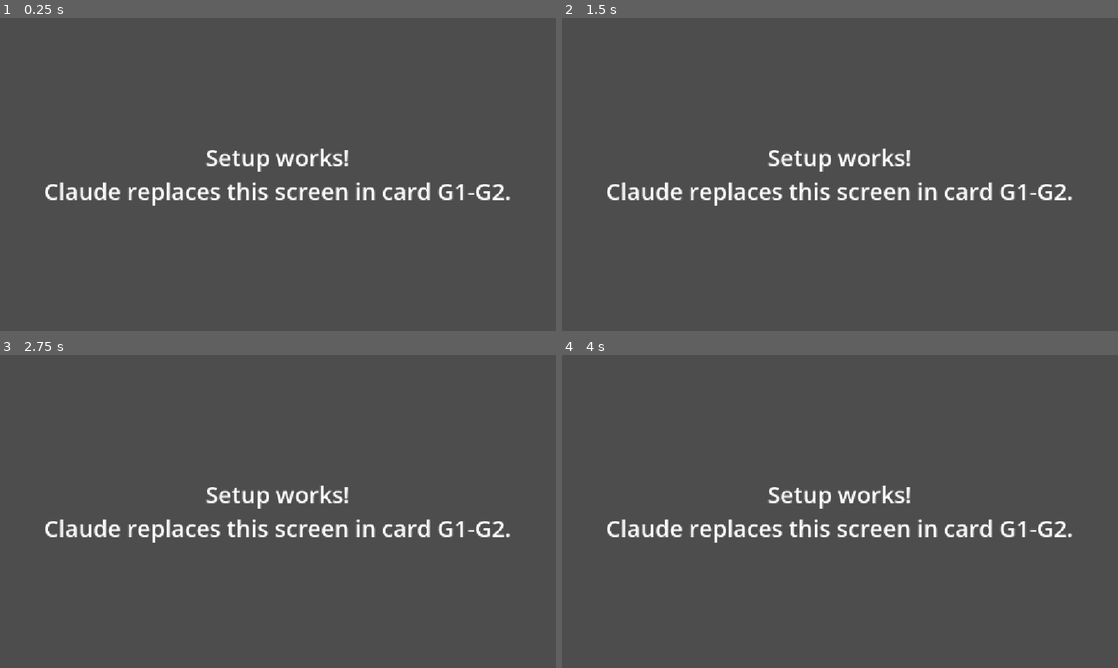
Above: before the commit, frames 1-4 (two rows, left to right).
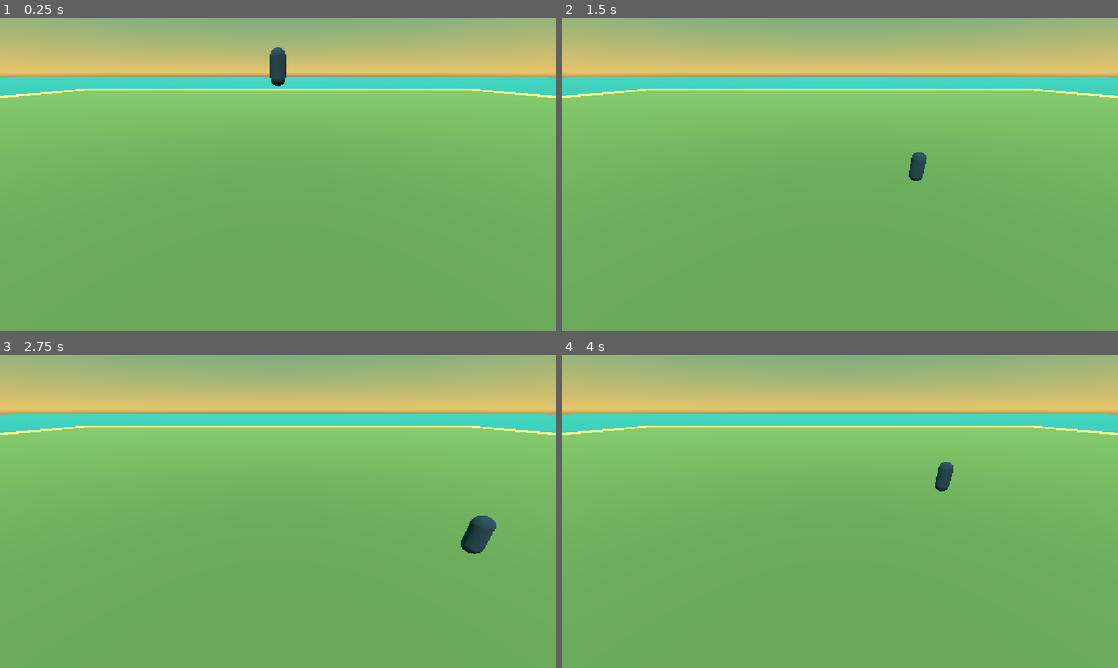
Above: after the commit, the same moments.

Repository: acetousk/godot4-game
Game: Godot game, scene res://scenes/main.tscn
Same seed, same stepped clock (60 frames per second), same inputs: the game is played once before the commit and once after it. Before the commit the project starts from res://scenes/setup_check.tscn.
Inputs:
- Up to frame 1 (0.25 s): no input
- Up to frame 2 (1.5 s): hold D (move_right, bound only after the commit) 0.53-1.28 s; tap Space (jump, bound only after the commit) at 0.6, 0.77, 1.07, 1.35 s; hold S (move_back, bound only after the commit) from 1.28 s (still down)
- Up to frame 3 (2.75 s): tap Space (jump, bound only after the commit) at 1.52, 1.82, 2.1 s; release S (move_back, bound only after the commit) at 2.03 s; hold D (move_right, bound only after the commit) from 2.03 s (still down)
- Up to frame 4 (4 s): release D (move_right, bound only after the commit) at 2.78 s; hold W (move_forward, bound only after the commit) 2.78-3.53 s; tap Space (jump, bound only after the commit) at 2.85, 3.02, 3.32, 3.6, 3.77 s; hold A (move_left, bound only after the commit) from 3.53 s (still down)

The runs differ from the first frame. In frame 1, 100% of the frame differs, in the area x 0-100%, y 0-100%; in frame 2, 100%; in frame 3, 100%; in frame 4, 100%.

Commit message:
G2a world + player

Diff:
--- a/project.godot
+++ b/project.godot
@@ -5,15 +5,84 @@
 
 config/name="My Game"
 config/version="0.0.1"
-run/main_scene="res://scenes/setup_check.tscn"
+run/main_scene="res://scenes/main.tscn"
 config/features=PackedStringArray("4.7", "GL Compatibility")
 config/icon="res://icon.svg"
+
+[autoload]
+
+Tune="*res://scripts/tune.gd"
 
 [display]
 
 window/stretch/mode="canvas_items"
 window/stretch/aspect="expand"
 
+[input]
+
+move_left={
+"deadzone": 0.2,
+"events": [Object(InputEventKey,"device":-1,"physical_keycode":65,"pressed":false,"echo":false,"script":null)
+, Object(InputEventJoypadMotion,"device":-1,"axis":0,"axis_value":-1.0,"script":null)
+]
+}
+move_right={
+"deadzone": 0.2,
+"events": [Object(InputEventKey,"device":-1,"physical_keycode":68,"pressed":false,"echo":false,"script":null)
+, Object(InputEventJoypadMotion,"device":-1,"axis":0,"axis_value":1.0,"script":null)
+]
+}
+move_forward={
+"deadzone": 0.2,
+"events": [Object(InputEventKey,"device":-1,"physical_keycode":87,"pressed":false,"echo":false,"script":null)
+, Object(InputEventJoypadMotion,"device":-1,"axis":1,"axis_value":-1.0,"script":null)
+]
+}
+move_back={
+"deadzone": 0.2,
+"events": [Object(InputEventKey,"device":-1,"physical_keycode":83,"pressed":false,"echo":false,"script":null)
+, Object(InputEventJoypadMotion,"device":-1,"axis":1,"axis_value":1.0,"script":null)
+]
+}
+look_left={
+"deadzone": 0.2,
+"events": [Object(InputEventJoypadMotion,"device":-1,"axis":2,"axis_value":-1.0,"script":null)
+]
+}
+look_right={
+"deadzone": 0.2,
+"events": [Object(InputEventJoypadMotion,"device":-1,"axis":2,"axis_value":1.0,"script":null)
+]
+}
+look_up={
+"deadzone": 0.2,
+"events": [Object(InputEventJoypadMotion,"device":-1,"axis":3,"axis_value":-1.0,"script":null)
+]
+}
+look_down={
+"deadzone": 0.2,
+"events": [Object(InputEventJoypadMotion,"device":-1,"axis":3,"axis_value":1.0,"script":null)
+]
+}
+jump={
+"deadzone": 0.2,
+"events": [Object(InputEventKey,"device":-1,"physical_keycode":32,"pressed":false,"echo":false,"script":null)
+, Object(InputEventJoypadButton,"device":-1,"button_index":0,"pressed":true,"script":null)
+]
+}
+fire={
+"deadzone": 0.2,
+"events": [Object(InputEventMouseButton,"device":-1,"button_index":1,"pressed":true,"script":null)
+, Object(InputEventJoypadMotion,"device":-1,"axis":5,"axis_value":1.0,"script":null)
+]
+}
+aim={
+"deadzone": 0.2,
+"events": [Object(InputEventMouseButton,"device":-1,"button_index":2,"pressed":true,"script":null)
+, Object(InputEventJoypadMotion,"device":-1,"axis":4,"axis_value":1.0,"script":null)
+]
+}
+
 [rendering]
 
 renderer/rendering_method="gl_compatibility"
--- /dev/null
+++ b/scenes/main.tscn
@@ -0,0 +1,84 @@
+[gd_scene load_steps=13 format=3]
+
+[ext_resource type="PackedScene" path="res://scenes/player.tscn" id="1_player"]
+
+[sub_resource type="ProceduralSkyMaterial" id="sky_mat"]
+sky_top_color = Color(0.165, 0.616, 0.561, 1)
+sky_horizon_color = Color(0.914, 0.769, 0.416, 1)
+ground_bottom_color = Color(0.149, 0.275, 0.325, 1)
+ground_horizon_color = Color(0.914, 0.769, 0.416, 1)
+
+[sub_resource type="Sky" id="sky"]
+sky_material = SubResource("sky_mat")
+
+[sub_resource type="Environment" id="env"]
+background_mode = 2
+sky = SubResource("sky")
+ambient_light_source = 3
+reflected_light_source = 2
+
+[sub_resource type="StandardMaterial3D" id="sand"]
+albedo_color = Color(0.914, 0.769, 0.416, 1)
+
+[sub_resource type="StandardMaterial3D" id="grass"]
+albedo_color = Color(0.416, 0.6, 0.306, 1)
+
+[sub_resource type="StandardMaterial3D" id="water"]
+albedo_color = Color(0.165, 0.616, 0.561, 1)
+
+[sub_resource type="BoxMesh" id="sand_mesh"]
+material = SubResource("sand")
+size = Vector3(160, 4, 160)
+
+[sub_resource type="BoxShape3D" id="sand_shape"]
+size = Vector3(160, 4, 160)
+
+[sub_resource type="BoxMesh" id="grass_mesh"]
+material = SubResource("grass")
+size = Vector3(140, 0.2, 140)
+
+[sub_resource type="BoxShape3D" id="grass_shape"]
+size = Vector3(140, 0.2, 140)
+
+[sub_resource type="PlaneMesh" id="water_mesh"]
+material = SubResource("water")
+size = Vector2(800, 800)
+
+[node name="Main" type="Node3D"]
+
+[node name="WorldEnvironment" type="WorldEnvironment" parent="."]
+environment = SubResource("env")
+
+[node name="Sun" type="DirectionalLight3D" parent="."]
+transform = Transform3D(1, 0, 0, 0, 0.5, 0.866, 0, -0.866, 0.5, 0, 50, 0)
+shadow_enabled = false
+
+[node name="Island" type="StaticBody3D" parent="."]
+
+[node name="Sand" type="MeshInstance3D" parent="Island"]
+transform = Transform3D(1, 0, 0, 0, 1, 0, 0, 0, 1, 0, -2, 0)
+mesh = SubResource("sand_mesh")
+
+[node name="SandShape" type="CollisionShape3D" parent="Island"]
+transform = Transform3D(1, 0, 0, 0, 1, 0, 0, 0, 1, 0, -2, 0)
+shape = SubResource("sand_shape")
+
+[node name="Grass" type="MeshInstance3D" parent="Island"]
+transform = Transform3D(1, 0, 0, 0, 1, 0, 0, 0, 1, 0, 0.1, 0)
+mesh = SubResource("grass_mesh")
+
+[node name="GrassShape" type="CollisionShape3D" parent="Island"]
+transform = Transform3D(1, 0, 0, 0, 1, 0, 0, 0, 1, 0, 0.1, 0)
+shape = SubResource("grass_shape")
+
+[node name="Water" type="MeshInstance3D" parent="."]
+transform = Transform3D(1, 0, 0, 0, 1, 0, 0, 0, 1, 0, -0.6, 0)
+mesh = SubResource("water_mesh")
+
+[node name="Player" parent="." instance=ExtResource("1_player")]
+transform = Transform3D(1, 0, 0, 0, 1, 0, 0, 0, 1, 0, 6, 0)
+
+[node name="OverviewCam" type="Camera3D" parent="."]
+transform = Transform3D(1, 0, 0, 0, 0.894, 0.447, 0, -0.447, 0.894, 0, 6, 12)
+current = true
+far = 1000.0
--- /dev/null
+++ b/scenes/player.tscn
@@ -0,0 +1,26 @@
+[gd_scene load_steps=5 format=3]
+
+[ext_resource type="Script" path="res://scripts/player.gd" id="1_player"]
+
+[sub_resource type="StandardMaterial3D" id="body_mat"]
+albedo_color = Color(0.149, 0.275, 0.325, 1)
+
+[sub_resource type="CapsuleMesh" id="body_mesh"]
+material = SubResource("body_mat")
+radius = 0.4
+height = 1.8
+
+[sub_resource type="CapsuleShape3D" id="body_shape"]
+radius = 0.4
+height = 1.8
+
+[node name="Player" type="CharacterBody3D"]
+script = ExtResource("1_player")
+
+[node name="Body" type="MeshInstance3D" parent="."]
+transform = Transform3D(1, 0, 0, 0, 1, 0, 0, 0, 1, 0, 0.9, 0)
+mesh = SubResource("body_mesh")
+
+[node name="Shape" type="CollisionShape3D" parent="."]
+transform = Transform3D(1, 0, 0, 0, 1, 0, 0, 0, 1, 0, 0.9, 0)
+shape = SubResource("body_shape")
--- /dev/null
+++ b/scripts/player.gd
@@ -0,0 +1,24 @@
+extends CharacterBody3D
+## The player: reads your controls and moves the capsule.
+
+
+func _physics_process(delta: float) -> void:
+	# Gravity pulls you down when you are in the air.
+	if not is_on_floor():
+		velocity.y -= Tune.gravity * delta
+
+	# Jump: the speed you need to reach exactly Tune.jump_height.
+	if is_on_floor() and Input.is_action_just_pressed("jump"):
+		velocity.y = sqrt(2.0 * Tune.gravity * Tune.jump_height)
+
+	# Read the move keys or left stick (-1 to 1 on each side).
+	var input := Input.get_vector("move_left", "move_right", "move_forward", "move_back")
+	# Turn the input so "forward" means "the way the camera looks".
+	var direction := Vector3(input.x, 0.0, input.y)
+	var cam := get_viewport().get_camera_3d()
+	if cam:
+		direction = direction.rotated(Vector3.UP, cam.global_rotation.y)
+	velocity.x = direction.x * Tune.run_speed
+	velocity.z = direction.z * Tune.run_speed
+
+	move_and_slide()
--- /dev/null
+++ b/scripts/tune.gd
@@ -0,0 +1,19 @@
+extends Node
+## Tune: every feel number in the game. Change these to change how it feels.
+
+@export_group("Moving")
+@export var run_speed: float = 6.0 ## How fast you run, in meters per second
+@export var jump_height: float = 1.2 ## How high a jump goes, in meters
+@export var gravity: float = 20.0 ## How hard you fall (higher = snappier jumps)
+
+@export_group("Looking")
+@export var look_speed: float = 0.003 ## Mouse look speed (higher = turn faster)
+@export var stick_look_speed: float = 3.0 ## Gamepad right-stick look speed
+@export var normal_fov: float = 75.0 ## How wide the camera sees normally, in degrees
+@export var aim_fov: float = 45.0 ## How wide the camera sees when aiming (lower = more zoom)
+@export var aim_look_slow: float = 0.5 ## Look speed while aiming (0.5 = half speed)
+
+@export_group("Drop")
+@export var drop_height: float = 80.0 ## How high you start in the sky, in meters
+@export var glide_fall: float = 8.0 ## How fast you sink while gliding, in meters per second
+@export var glide_steer: float = 10.0 ## How fast you move sideways while gliding
Not shown, added: scripts/player.gd.uid
Not shown, added: scripts/tune.gd.uid
Not shown, added: PLAN.md
